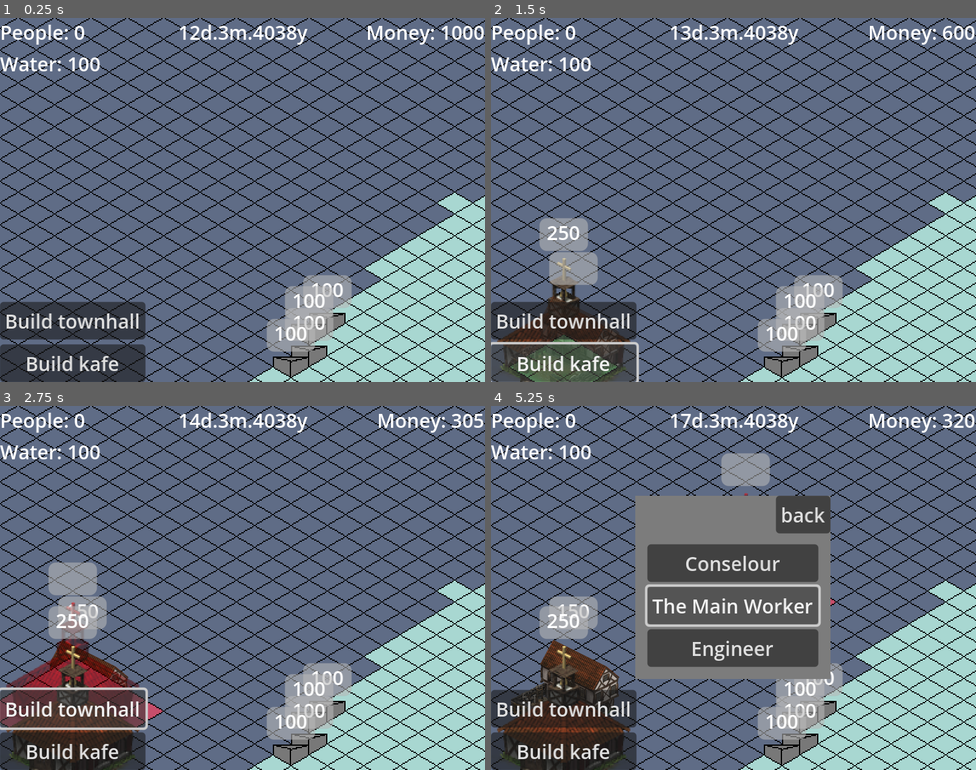
Above: before the commit, frames 1-4 (two rows, left to right).
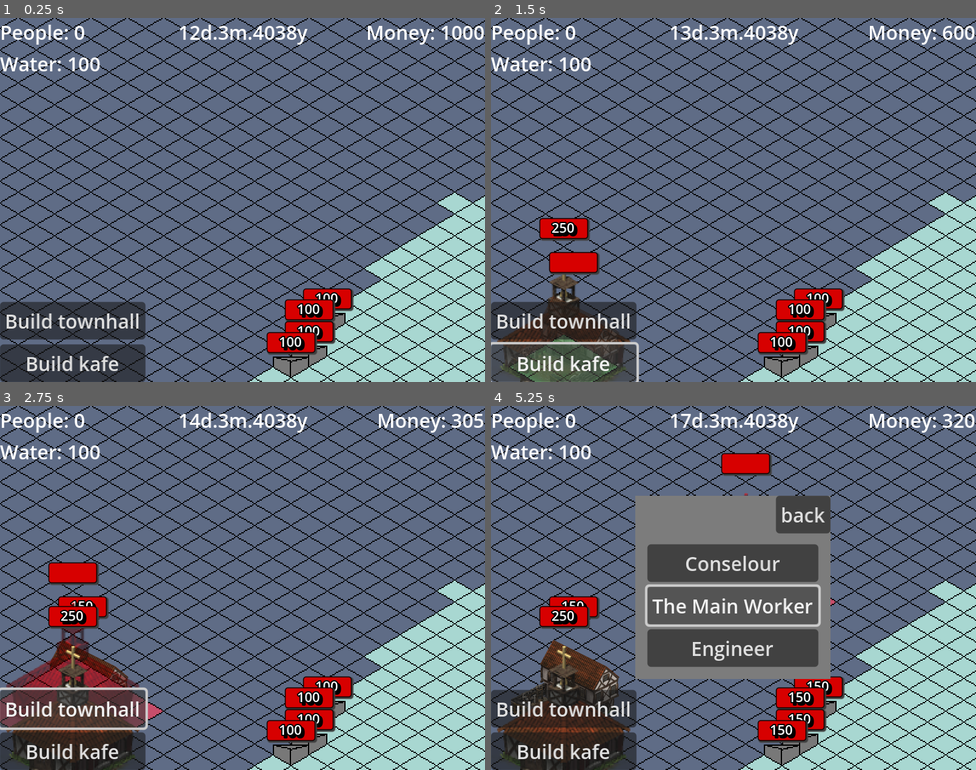
Above: after the commit, the same moments.

Repository: BurntRobot/artifical_heart_at_the_water-s_edge
Game: Godot game, scene res://world.tscn
Two runs of this game, one before a commit and one after it. Both use one fixed random seed, a clock stepped at 60 frames per second and the inputs below.
Inputs:
- Up to frame 1 (0.25 s): no input
- Up to frame 2 (1.5 s): click "Build townhall" at 0.5 s; click "Build kafe" at 1.25 s
- Up to frame 3 (2.75 s): click "Build townhall" at 2 s
- Up to frame 4 (5.25 s): click "Build kafe" at 2.75 s; click "Engineer" at 3.5 s; click "Conselour" at 4.25 s; click "The Main Worker" at 5 s

The runs differ from the first frame. In frame 1, 2.7% of the frame differs, in the area x 54-73%, y 70-93%; in frame 2, 4.6%; in frame 3, 4.9%, in the area x 9-73%, y 42-93%; in frame 4, 4.6%.

Commit message:
Adding some wall uprades from Engeneer

Diff:
--- a/Buildings/building.tscn
+++ b/Buildings/building.tscn
@@ -83,6 +83,44 @@
 &"start_building": SubResource("Animation_hr4wu")
 }
 
+[sub_resource type="StyleBoxFlat" id="StyleBoxFlat_hr4wu"]
+bg_color = Color(0.5781473, 0.60023934, 0.53693175, 1)
+border_width_left = 1
+border_width_top = 1
+border_width_right = 1
+border_width_bottom = 1
+border_color = Color(0, 0, 0, 1)
+border_blend = true
+corner_radius_top_left = 2
+corner_radius_top_right = 2
+corner_radius_bottom_right = 2
+corner_radius_bottom_left = 2
+corner_detail = 12
+shadow_color = Color(0.24477637, 0.2447764, 0.24477637, 1)
+shadow_size = 1
+shadow_offset = Vector2(1, 1)
+
+[sub_resource type="StyleBoxFlat" id="StyleBoxFlat_xt25x"]
+bg_color = Color(0.8426348, 2.0696223e-06, 5.7756904e-07, 1)
+border_width_left = 1
+border_width_top = 1
+border_width_right = 1
+border_width_bottom = 1
+border_color = Color(0, 0, 0, 1)
+border_blend = true
+corner_radius_top_left = 2
+corner_radius_top_right = 2
+corner_radius_bottom_right = 2
+corner_radius_bottom_left = 2
+
+[sub_resource type="LabelSettings" id="LabelSettings_hr4wu"]
+font_size = 11
+outline_size = 4
+outline_color = Color(0, 0, 0, 1)
+shadow_size = 4
+shadow_color = Color(0, 0, 0, 1)
+shadow_offset = Vector2(2, 2)
+
 [node name="Building" type="Node2D"]
 script = ExtResource("1_282m8")
 
@@ -106,11 +144,15 @@
 
 [node name="HealthBar" type="ProgressBar" parent="."]
 offset_right = 40.0
-offset_bottom = 27.0
+offset_bottom = 17.0
+size_flags_horizontal = 4
+theme_override_styles/background = SubResource("StyleBoxFlat_hr4wu")
+theme_override_styles/fill = SubResource("StyleBoxFlat_xt25x")
 show_percentage = false
 
 [node name="Label" type="Label" parent="HealthBar"]
 layout_mode = 0
 offset_right = 40.0
-offset_bottom = 23.0
+offset_bottom = 16.0
+label_settings = SubResource("LabelSettings_hr4wu")
 horizontal_alignment = 1
--- a/Buildings/kafe.tscn
+++ b/Buildings/kafe.tscn
@@ -21,4 +21,4 @@
 offset_left = -12.0
 offset_top = -95.0
 offset_right = 28.0
-offset_bottom = -68.0
+offset_bottom = -78.0
--- a/Buildings/town_hall.tscn
+++ b/Buildings/town_hall.tscn
@@ -18,4 +18,4 @@
 offset_left = -20.0
 offset_top = -123.0
 offset_right = 20.0
-offset_bottom = -96.0
+offset_bottom = -106.0
--- /dev/null
+++ b/Buildings/wall.gd
@@ -0,0 +1,2 @@
+extends Building
+class_name Wall
--- a/Buildings/wall.tscn
+++ b/Buildings/wall.tscn
@@ -1,8 +1,11 @@
-[gd_scene load_steps=2 format=3 uid="uid://b6lxut7b4p3of"]
+[gd_scene load_steps=3 format=3 uid="uid://b6lxut7b4p3of"]
 
 [ext_resource type="PackedScene" uid="uid://cyqa3xdmnxit8" path="res://Buildings/building.tscn" id="1_cr1d3"]
+[ext_resource type="Script" uid="uid://b68rkufov2exd" path="res://Buildings/wall.gd" id="2_iky6s"]
 
 [node name="Wall" instance=ExtResource("1_cr1d3")]
+script = ExtResource("2_iky6s")
+building_cost = 200
 health = 100
 
 [node name="Base" parent="." index="0"]
@@ -10,6 +13,6 @@
 
 [node name="HealthBar" parent="." index="5"]
 offset_left = -20.0
-offset_top = -40.0
+offset_top = -29.0
 offset_right = 20.0
-offset_bottom = -13.0
+offset_bottom = -12.0
--- a/Map/map.gd
+++ b/Map/map.gd
@@ -55,3 +55,9 @@
 	kafe._on_check_free_ground.connect(is_tiles_are_free_ground)
 	kafe._on_click.connect(_kafe_is_clicked)
 	add_child(kafe)
+
+func reinforce_walls():
+	for child in get_children():
+		if child is Wall and child.is_built:
+			child.health += 50
+			child.current_health += 50
--- a/kafe_menu.gd
+++ b/kafe_menu.gd
@@ -1,4 +1,6 @@
 extends CenterContainer
+
+signal _on_walls_reinforced
 
 
 func _on_button_4_pressed() -> void:
@@ -6,3 +8,4 @@
 
 func _on_button_3_pressed() -> void:
 	print("Начато свидание с Инженером")
+	_on_walls_reinforced.emit()
--- a/world.gd
+++ b/world.gd
@@ -1,7 +1,11 @@
 extends Node
 
 @onready var kafe_menu: CenterContainer = $GUI/KafeMenu
+@onready var map: Node2D = $Game/Map
 
 
 func _on_map__on_kafe_click() -> void:
 	kafe_menu.show()
+
+func _on_kafe_menu__on_walls_reinforced() -> void:
+	map.reinforce_walls()
--- a/world.tscn
+++ b/world.tscn
@@ -163,6 +163,7 @@
 [connection signal="_on_kafe_click" from="Game/Map" to="." method="_on_map__on_kafe_click"]
 [connection signal="pressed" from="GUI/VBoxContainer/test_build" to="Game/Map" method="_on_test_build_pressed"]
 [connection signal="pressed" from="GUI/VBoxContainer/test_build2" to="Game/Map" method="_on_test_build_2_pressed"]
+[connection signal="_on_walls_reinforced" from="GUI/KafeMenu" to="." method="_on_kafe_menu__on_walls_reinforced"]
 [connection signal="pressed" from="GUI/KafeMenu/PanelContainer/VBoxContainer/Button4" to="GUI/KafeMenu" method="_on_button_4_pressed"]
 [connection signal="pressed" from="GUI/KafeMenu/PanelContainer/VBoxContainer/M/V/Button3" to="GUI/KafeMenu" method="_on_button_3_pressed"]
 [connection signal="timeout" from="DayTimer" to="DayTimer" method="_on_timeout"]
Not shown: 1 places in Buildings/building.tscn that only renumber resources
Not shown, added: Buildings/wall.gd.uid
